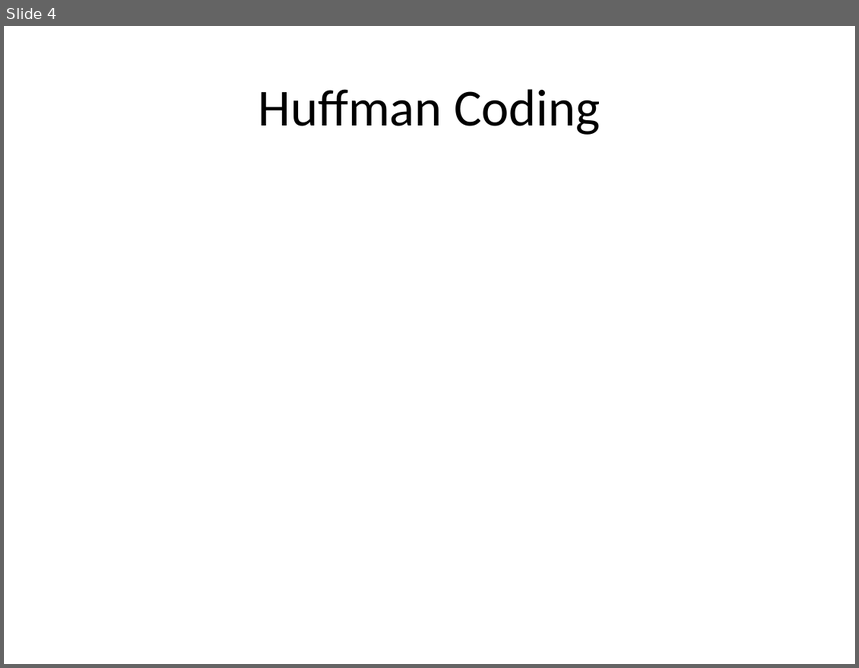
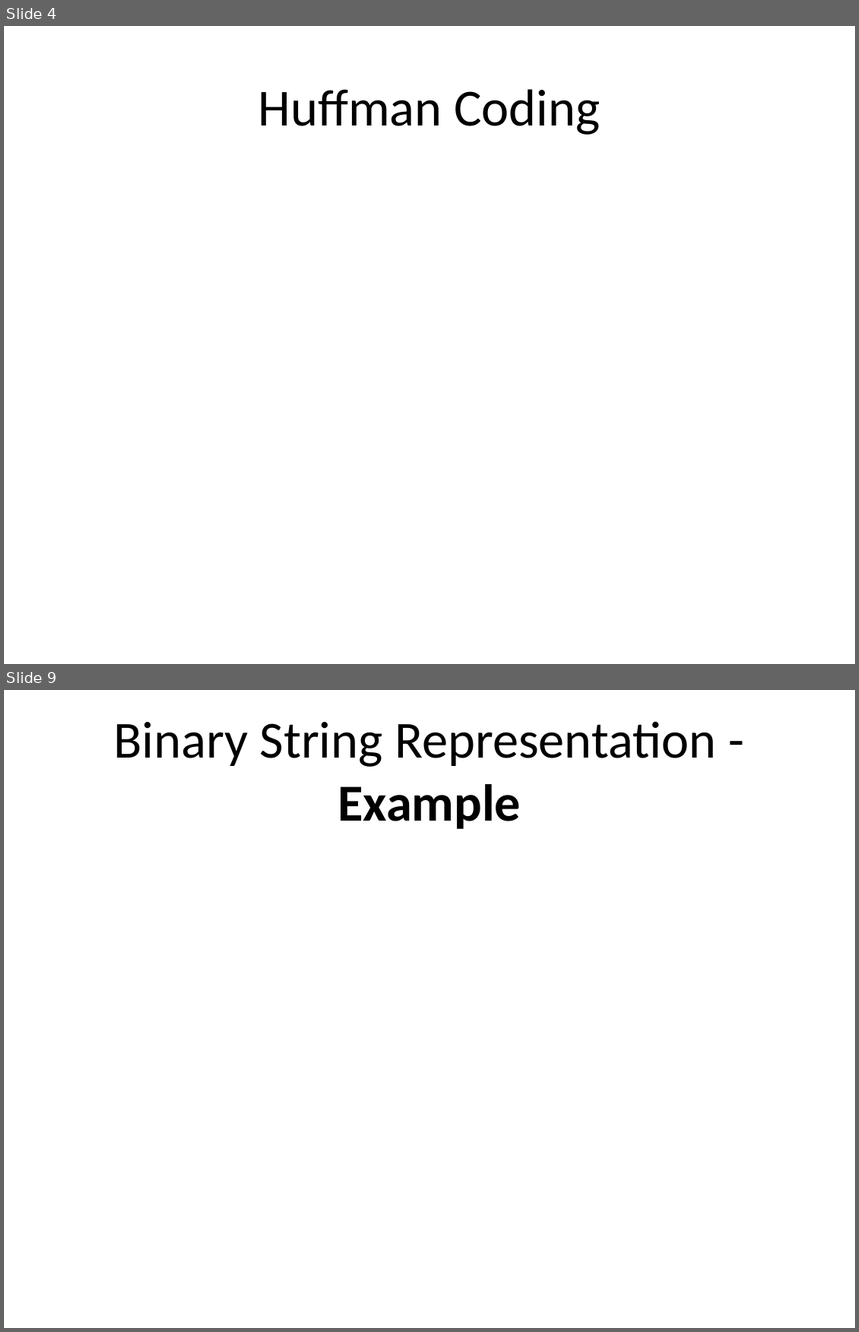
Before and after one commit to ucoruh/ce100-algorithms-and-programming-II, a slide deck: docs/week-9/ce100-week-9-huffman.en.md_word.pptx. Shown one above the other, each under a label of ours: slide 4 before the commit, slides 4 and 9 after it; the slides between them are not shown. The pictures are 859x668 and 859x1332 pixels, drawn with LibreOffice and Linux fonts; fonts in the diff are those of the drawing. Boxes give left, top, right and bottom in pixels: in the first picture for what was removed or moved away, otherwise in the second. Text is boxed around its words. In the diff, an @@ line names an element or a change of style, - is before the commit and + after.

```diff
--- a/docs/week-9/ce100-week-9-huffman.en.md_word.pptx
+++ b/docs/week-9/ce100-week-9-huffman.en.md_word.pptx
@@ slide 9 added at box(4, 690, 855, 1328), background #FFFFFF @@
@@ title added at box(114, 721, 716, 829), 44 pt, text #000000 @@
+Binary String Representation - Example
```
Also in this commit, not shown: 1 slide changed, 46 other slides added, 1 slide removed, 29 other files.
